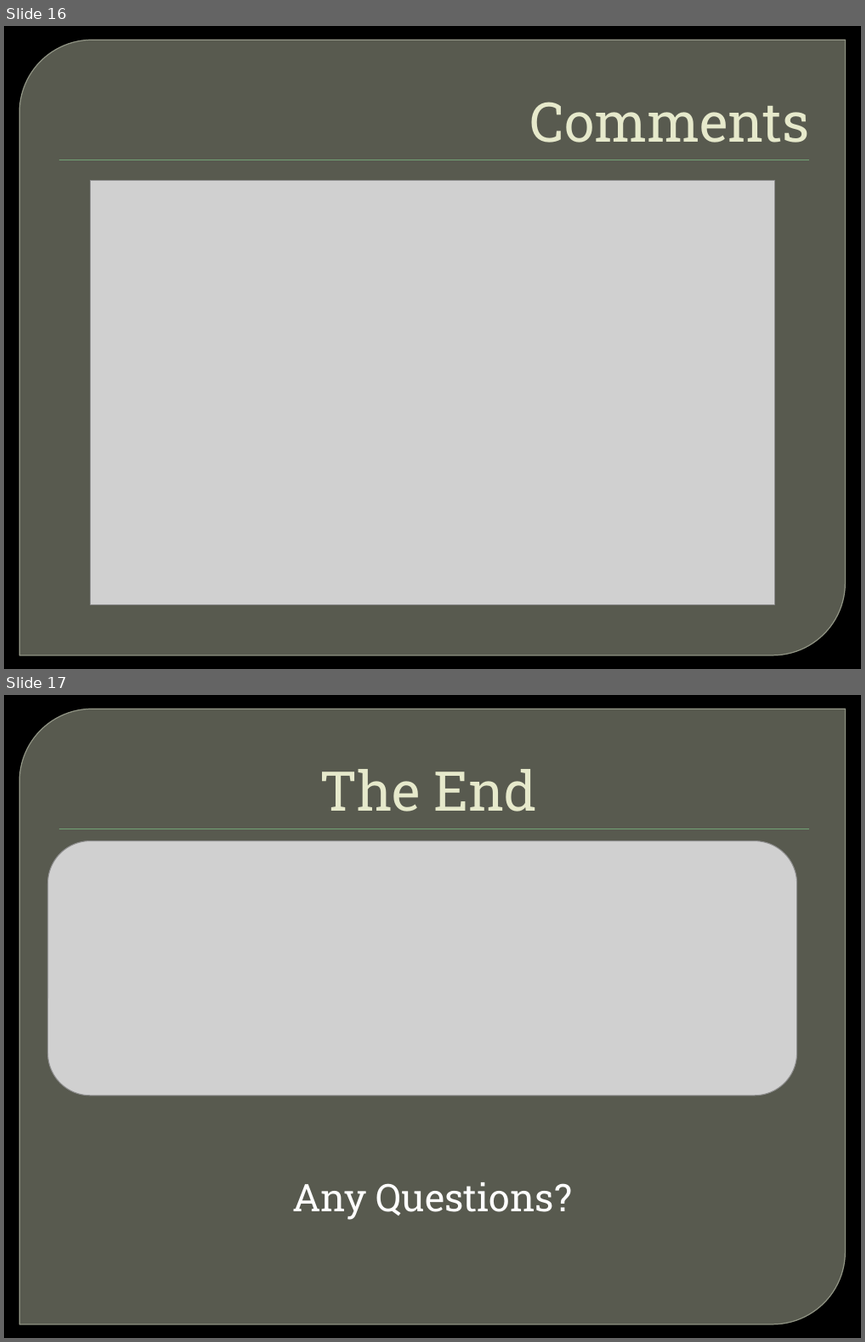
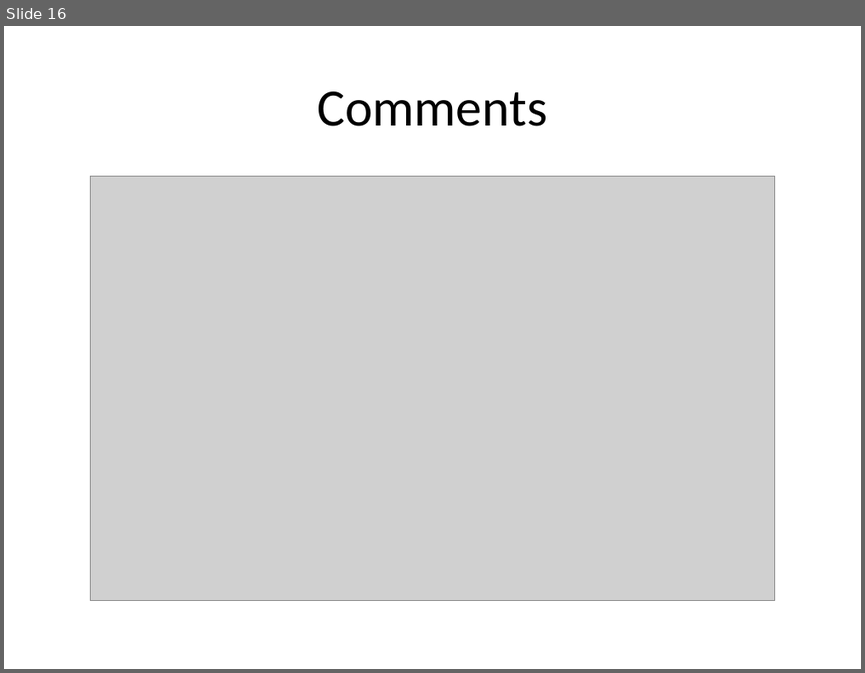
Before and after one commit to Mediagroup5/BarrocIt, a slide deck: barroc_Presentation.pptm. Shown one above the other, each under a label of ours: slides 16 and 17 before the commit, slide 16 after it. The pictures are 865x1342 and 865x673 pixels, drawn with LibreOffice and Linux fonts; fonts in the diff are those of the drawing; grey boxes stand for pictures; background and template pictures are left out. Boxes give left, top, right and bottom in pixels: in the first picture for what was removed or moved away, otherwise in the second. Text is boxed around its words. In the diff, an @@ line names an element or a change of style, - is before the commit and + after.

```diff
--- a/barroc_Presentation.pptm
+++ b/barroc_Presentation.pptm
@@ slide 17 removed at [4, 695, 861, 1338], background picture (left out); not listed: 2 template elements that a slide beside it also shows @@
@@ title removed at [319, 769, 537, 811] @@
-The End
@@ picture removed at [47, 840, 796, 1095] @@
@@ text removed at [292, 1182, 572, 1219] @@
-Any Questions?
@@ slide 16 changed as well @@
@@ background picture (left out) to #FFFFFF @@
@@ round diag rect removed at [19, 40, 846, 655] @@
@@ title "Comments" at [317, 91, 547, 126]: size 46 to 44 pt, font Roboto Slab to Calibri, text colour #E7EACB to #000000; alignment right to centre; indent changed; vertical alignment bottom to middle @@
@@ rectangle removed at [59, 159, 809, 160] @@
@@ picture: place and size @@
-picture at [91, 180, 775, 604]
+picture at [91, 176, 775, 600]
```
Also in this commit, not shown: 15 other slides changed.
